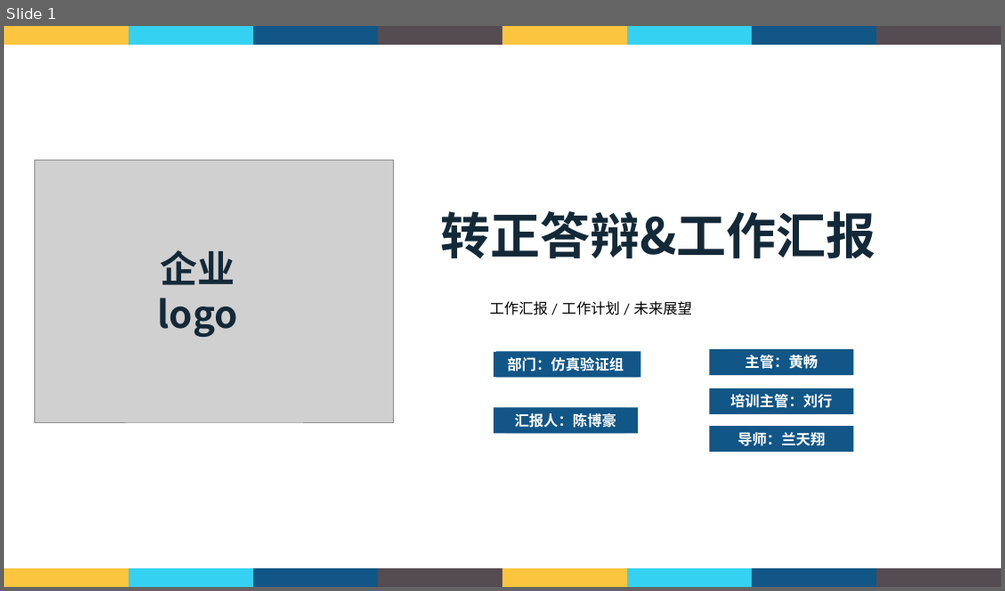
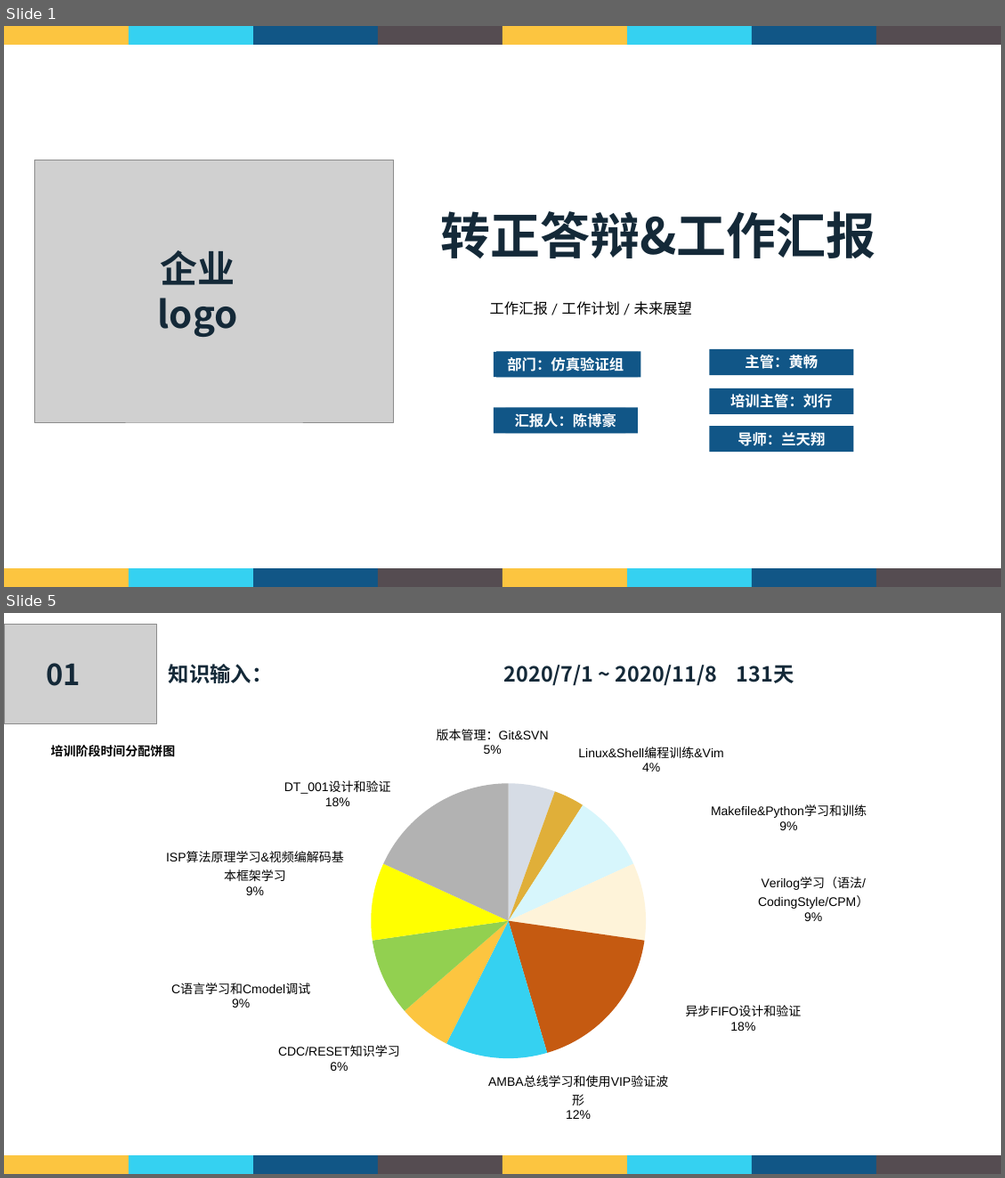
Before and after one commit to Cbh777/win_prj, a slide deck: FullhanWorkFile/转正答辩.pptx. Shown one above the other, each under a label of ours: slide 1 before the commit, slides 1 and 5 after it; the slides between them are not shown. The pictures are 1005x591 and 1005x1178 pixels, drawn with LibreOffice and Linux fonts; fonts in the diff are those of the drawing; grey boxes stand for pictures; background and template pictures are left out. Boxes give left, top, right and bottom in pixels: in the first picture for what was removed or moved away, otherwise in the second. Text is boxed around its words. In the diff, an @@ line names an element or a change of style, - is before the commit and + after.

```diff
--- a/FullhanWorkFile/转正答辩.pptx
+++ b/FullhanWorkFile/转正答辩.pptx
@@ slide 5 added at box(4, 613, 1001, 1174), background picture (left out) @@
@@ picture added at box(4, 625, 156, 723) @@
@@ text added at box(46, 663, 80, 686), 28 pt, text #142938, bold @@
+01
@@ text added at box(169, 664, 794, 686), 20 pt, text #142938, bold @@
+知识输入： 2020/7/1 ~ 2020/11/8 131天
@@ pie chart added at box(32, 708, 966, 1130) @@
+title "培训阶段时间分配饼图"
+categories: 版本管理：Git&SVN, Linux&Shell编程训练&Vim, Makefile&Python学习和训练, Verilog学习（语法/CodingStyle/CPM）, 异步FIFO设计和验证, AMBA总线学习和使用VIP验证波形, CDC/RESET知识学习, C语言学习和Cmodel调试, ISP算法原理学习&视频编解码基本框架学习, DT_001设计和验证
+Series 1: 5, 4, 9, 9, 18, 12, 6, 9, 9, 18, -
@@ group added at box(4, 1155, 1001, 1174): 8 rectangles @@
```
Also in this commit, not shown: 9 slides changed, 8 other slides added, 4 slides removed.
